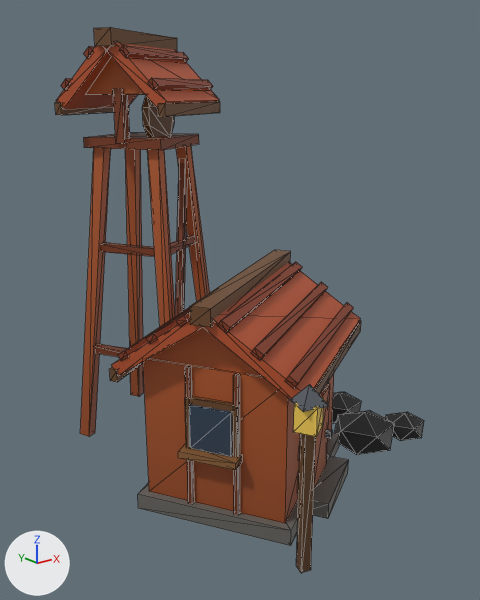
One commit to the glTF model art/models/building_13.glb: the scene before it, then after it.
One viewpoint serves both versions: a camera (50 mm lens) standing at (-0.726, -1.029, 0.725) and looking at (0.068, -0.037, 0.328). The lights are fixed; the arrows at lower left show +X, +Y and +Z. The picture after the commit comes second. Mesh edges are drawn as thin lines. Vertices at exactly the same position are counted once.

The first picture shows 'building_13'.
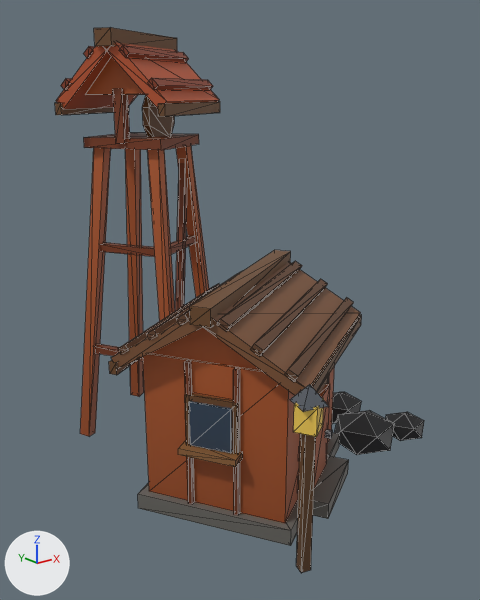
What differs and where, as boxes (x1, y1, x2, y2) in the pictures (480 x 600 px; the box of a moved part takes in the faces that stretch with it):
part 1 of me_building_13, moved or reshaped
    before: (185, 396, 240, 457)
    after: (185, 393, 240, 454)
part 2 of me_building_13, moved or reshaped
    before: (189, 404, 232, 456)
    after: (189, 401, 232, 453)
part 3 of me_building_13, moved or reshaped
    before: (178, 444, 243, 470)
    after: (178, 441, 243, 467)
part 4 of me_building_13, moved or reshaped
    before: (149, 328, 262, 376)
    after: (151, 327, 260, 370)
part 5 of me_building_13, moved or reshaped
    before: (285, 303, 354, 389)
    after: (284, 297, 354, 382)
part 6 of me_building_13, moved or reshaped
    before: (251, 282, 328, 361)
    after: (250, 279, 328, 356)
part 7 of me_building_13, moved or reshaped
    before: (314, 320, 361, 395)
    after: (311, 314, 362, 392)
part 8 of me_building_13, moved or reshaped
    before: (118, 307, 190, 361)
    after: (118, 284, 220, 355)
part 9 of me_building_13, moved or reshaped
    before: (146, 309, 190, 344)
    after: (146, 272, 241, 340)
part 10 of me_building_13, moved or reshaped
    before: (109, 362, 143, 382)
    after: (109, 358, 140, 375)
part 11 of me_building_13, moved or reshaped
    before: (143, 359, 334, 523)
    after: (143, 353, 334, 523)
part 12 of me_building_13, moved or reshaped
    before: (120, 321, 291, 399)
    after: (118, 320, 203, 369)
part 13 of me_building_13, moved or reshaped
    before: (111, 262, 360, 398)
    after: (111, 262, 360, 395)
part 14 of me_building_13, recoloured
    both: (116, 262, 358, 388)

Diff of the bpy script that builds the scene:
```diff
--- a/art/models/building_13.glb.py
+++ b/art/models/building_13.glb.py
@@ me_building_13 @@
 me_building_13.from_pydata(...)  # 465 vertices, 706 faces; spans x -0.251..0.46, y -0.426..0.345, z -0.049..0.833
 # used by ob_building_13; location = (0.0, 0.0, 0.0)
+# me_building_13 part 1: the loose piece of 8 vertices spanning x -0.163..-0.105, y -0.26..-0.172, z 0.136..0.236 is moved by (0.0, 0.0, 0.006)
+# me_building_13 part 2: the loose piece of 8 vertices spanning x -0.162..-0.113, y -0.254..-0.182, z 0.146..0.226 is moved by (0.0, 0.0, 0.006)
+# me_building_13 part 3: the loose piece of 8 vertices spanning x -0.183..-0.104, y -0.274..-0.168, z 0.132..0.144 is moved by (0.0, 0.0, 0.006)
+# me_building_13 part 4: the loose piece of 6 vertices spanning x -0.189..0.205, y -0.32..0.052, z 0.29..0.378 is scaled about its middle by (1, 1, 0.882), then moved by (0.0, 0.0, 0.005)
+# me_building_13 part 5: the loose piece of 8 vertices spanning x -0.095..0.257, y -0.368..-0.152, z 0.297..0.317 is moved by (0.0, 0.001, 0.011)
+# me_building_13 part 6: the loose piece of 8 vertices spanning x -0.123..0.229, y -0.32..-0.104, z 0.335..0.355 is moved by (0.0, 0.001, 0.007)
+# me_building_13 part 7: the loose piece of 8 vertices spanning x -0.086..0.267, y -0.383..-0.171, z 0.259..0.281 is moved by (0.0, 0.0, 0.013)
+# me_building_13 part 8: the loose piece of 8 vertices spanning x -0.241..0.111, y -0.116..0.1, z 0.297..0.317 is moved by (0.0, -0.001, 0.011)
+# me_building_13 part 9: the loose piece of 8 vertices spanning x -0.213..0.139, y -0.164..0.052, z 0.335..0.355 is moved by (0.0, -0.001, 0.007)
+# me_building_13 part 10: the loose piece of 8 vertices spanning x -0.251..0.102, y -0.097..0.115, z 0.259..0.281 is moved by (0.0, 0.0, 0.013)
+# me_building_13 part 11: 23 of the vertices in x -0.196..0.212, y -0.327..-0.101, z 0.29 are moved by (0.0, 0.0, 0.01)
+# me_building_13 part 12: all 4 vertices in x -0.24..0.256, y -0.369..0.101, z 0.268 are moved by (0.0, 0.0, 0.012)
+# me_building_13 part 13: all 4 vertices in x -0.246..0.263, y -0.38..0.112, z 0.286 are moved by (0.0, 0.0, 0.013)
+# me_building_13 part 14: 72 kept faces spanning x -0.246..0.262, y -0.379..0.111, z 0.281..0.398 get new vertex colours; the middle colour goes from brown #85381c to brown #62412a
 me_building_13.materials.append(mat_defaultmaterial)
```
